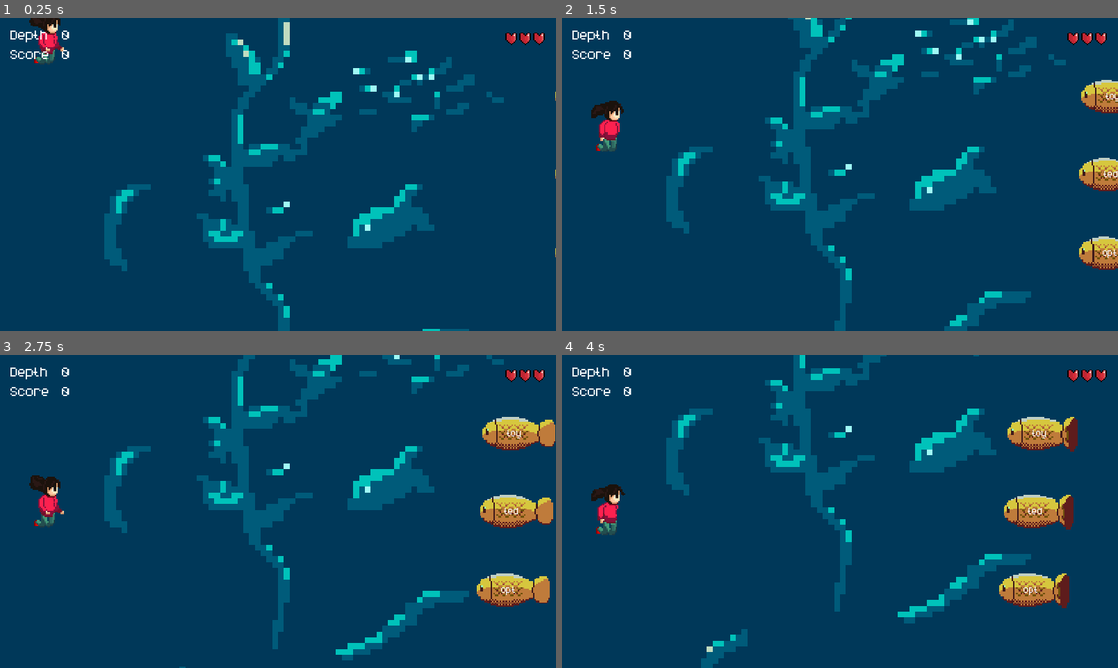
Above: before the commit, frames 1-4 (two rows, left to right).
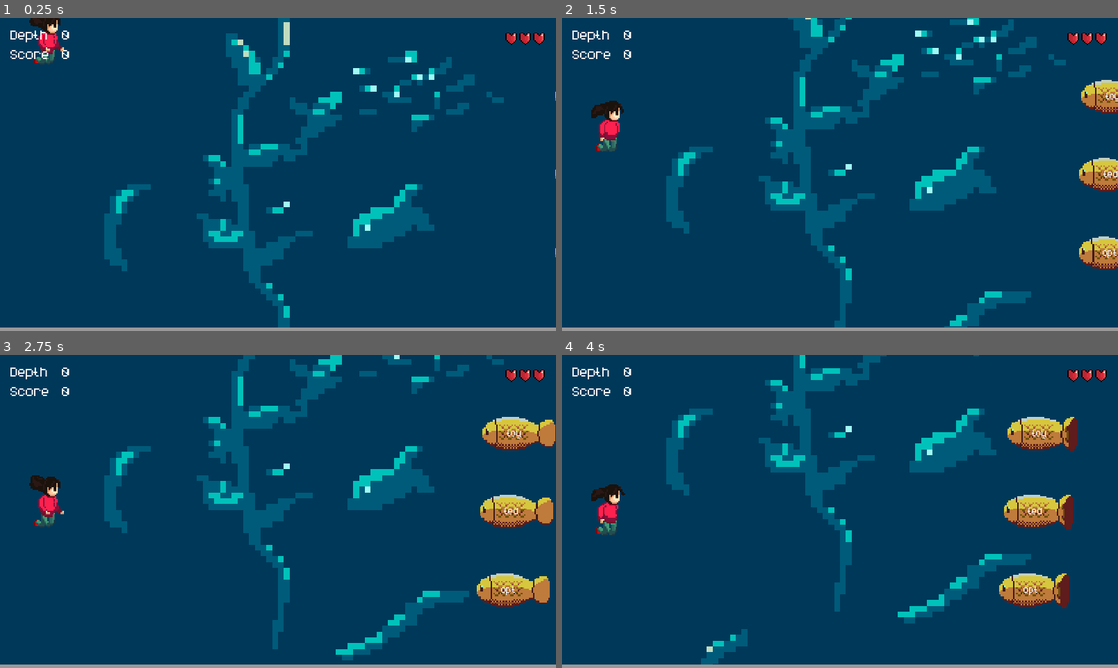
Above: after the commit, the same moments.

Repository: rjcculaway/imported-tuyo-godot
Game: Godot game, scene res://scenes/play.tscn
Two runs of this game, one before a commit and one after it. Both use one fixed random seed, a clock stepped at 60 frames per second and the inputs below. The project has no main scene, so this scene is started directly.
Inputs:
- Up to frame 1 (0.25 s): no input
- Up to frame 2 (1.5 s): tap Enter at 0.5 s; hold A (type_letter) 0.53-1.28 s; tap A (type_letter) at 1.35 s
- Up to frame 3 (2.75 s): hold A (type_letter) from 2.03 s (still down)
- Up to frame 4 (4 s): release A (type_letter) at 2.78 s; tap A (type_letter) at 2.85 s; hold A (type_letter) from 3.53 s (still down)

The runs differ from the first frame. In frame 1, 1.1% of the frame differs, in the area x 0-100%, y 98-100%; in frame 2, 1.1%; in frame 3, 1.1%; in frame 4, 1.1%.

Commit message:
Improved state handling

Diff:
--- a/scenes/Play.gd
+++ b/scenes/Play.gd
@@ -5,9 +5,21 @@
 signal lives_changed(lives: int)
 signal depth_changed(depth: int)
 signal score_changed(score: int)
+signal fish_net_power_changed(fish_net_power: int)
 signal game_over()
 
 @export var max_lives = 3
+@export var max_fish_net_power = 100
+
+enum GameStates {
+	GAME_START,
+	GAME_PAUSED,
+	GAME_RUNNING,
+	GAME_MERMAID,
+	GAME_OVER
+}
+
+var current_state: GameStates = GameStates.GAME_RUNNING
 
 var lives: int = 0 :
 	set(new_lives):
@@ -22,11 +34,31 @@
 	set(new_depth):
 		depth_changed.emit(new_depth)
 		depth = new_depth
+var fish_net_power: int = 0 :
+	set(new_fish_net_power):
+		fish_net_power_changed.emit(new_fish_net_power)
+		fish_net_power = min(new_fish_net_power, max_fish_net_power)
 
 var current_typed_word: String = "" :
 	set(updated_word):
 		current_typed_word = updated_word.to_lower()
 		current_typed_word_changed.emit(current_typed_word)
+
+var number_of_times_mermaid_appeared: int = 0;
+
+func enter_state(next_state: GameStates) -> void:
+	exit_state(current_state)
+	match next_state:
+		_:
+			pass
+	current_state = next_state
+	return
+
+func exit_state(exiting_state: GameStates) -> void:
+	match exiting_state:
+		_:
+			pass
+	return
 
 # Called when the node enters the scene tree for the first time.
 func _ready():
@@ -38,35 +70,61 @@
 	pass
 
 func _input(event):
-	if event is InputEventKey:
-		event = event as InputEventKey
+	match current_state:
+		GameStates.GAME_OVER:
+			return
+		_:
+			if event is InputEventKey:
+				event = event as InputEventKey
 
-		if event.is_action_pressed("type_letter"): # Not sure if this is a good way to capture the input... and we're concatenating strings here by the way!
-			current_typed_word += event.as_text_keycode()
+				if event.is_action_pressed("type_letter"): # Not sure if this is a good way to capture the input... and we're concatenating strings here by the way!
+					current_typed_word += event.as_text_keycode()
 
-		if event.is_action_pressed("reset_word"):
+				if event.is_action_pressed("reset_word"):
+					current_typed_word = ""
+
+				get_viewport().set_input_as_handled()
+
+
+func _on_fish_caught(fish_size: Fish.FishSize, base_point_value: int) -> void:
+	match current_state:
+		GameStates.GAME_OVER:
+			pass
+		_:
 			current_typed_word = ""
+			score += base_point_value
+			#warning-ignore:integer_division
+			fish_net_power += 1 + base_point_value / 2
+			print_debug("Fish (%s) was caught for %d point(s)." % [str(fish_size), base_point_value])
+			return
 
-		get_viewport().set_input_as_handled()
+func _on_depth_increase_timer_timeout() -> void:
+	match current_state:
+		GameStates.GAME_OVER:
+			return
+		_:
+			depth += 1
+			$DepthIncreaseTimer.wait_time = max($DepthIncreaseTimer.wait_time - 0.5, 0.5)
 
-func _on_fish_caught(fish_size: Fish.FishSize, base_point_value: int):
-	current_typed_word = ""
-	score += base_point_value
-	print_debug("Fish (%s) was caught for %d point(s)." % [str(fish_size), base_point_value])
-	return
+func _on_fish_escaped() -> void:
+	match current_state:
+		_:
+			print_debug("Fish escaped!")
+			lives -= 1
 
-func _on_depth_increase_timer_timeout():
-	depth += 1
-	$DepthIncreaseTimer.wait_time = max($DepthIncreaseTimer.wait_time - 0.5, 0.5)
+func _on_lives_changed(new_lives: int) -> void:
+	match current_state:
+		_:
+			var all_lives_lost = new_lives <= 0
+			if all_lives_lost:
+				game_over.emit()
 
-func _on_fish_escaped():
-	print_debug("Fish escaped!")
-	lives -= 1
-
-func _on_lives_changed(new_lives: int):
-	var all_lives_lost = new_lives <= 0
-	if all_lives_lost:
-		game_over.emit()
+func _on_depth_changed(new_depth) -> void:
+	match current_state:
+		_:
+			var should_mermaid_spawn: bool = new_depth % (500 * (number_of_times_mermaid_appeared + 1)) == 0
+			if should_mermaid_spawn:
+				enter_state(GameStates.GAME_MERMAID)
 
 func load_high_scores() -> Array[Dictionary]:
 	var save_game = FileAccess.open("user://high_scores.dat", FileAccess.READ)
@@ -122,7 +180,17 @@
 		save_file.store_pascal_string(high_scores[i]["player_name"])
 		save_file.store_64((high_scores[i]["player_score"]))
 
-func _on_game_over():
-	save_high_scores()
-	get_tree().paused = true
-	pass
+func on_mermaid_over() -> void:
+	match current_state:
+		GameStates.GAME_MERMAID:
+			enter_state(GameStates.GAME_RUNNING)
+		_:
+			pass
+	return
+
+func _on_game_over() -> void:
+	match current_state:
+		GameStates.GAME_RUNNING:
+			save_high_scores()
+			enter_state(GameStates.GAME_OVER)
+			get_tree().paused = true
--- a/scenes/Spawner.gd
+++ b/scenes/Spawner.gd
@@ -1,23 +1,26 @@
 extends Node2D
 
 @export var spawning_patterns: Array[Resource]
+@export var mermaid_scene: PackedScene
 @export var spawning_line: Line2D
 @export var word_bank: Resource
+
+enum SpawnerState {
+	SPAWNER_NORMAL,
+	SPAWNER_MERMAID
+}
+
+var current_state: SpawnerState = SpawnerState.SPAWNER_NORMAL
 
 # # Called when the node enters the scene tree for the first time.
 func _ready():
 	spawn_fishes()
 
-
-# # Called every frame. 'delta' is the elapsed time since the previous frame.
-# func _process(delta):
-# 	pass
-
 func spawn_fishes() -> void:
 	var parent: Play = get_parent()
 	var depth: int = parent.depth
 
-	var range_of_spawning_patterns: int = clamp(log(depth), 1, spawning_patterns.size() - 1)
+	var range_of_spawning_patterns: int = clamp(sqrt(depth) / 4, 1, spawning_patterns.size() - 1)
 
 	var spawning_pattern: Resource = spawning_patterns[randi() % (range_of_spawning_patterns)]
 	var num_of_fishes: int = spawning_pattern.fish_types.size()
@@ -32,6 +35,14 @@
 		$ActiveFishes.add_child(new_fish)
 	return
 
+func spawn_mermaid() -> void:
+	# var parent: Play = get_parent()
+	var mermaid: Mermaid = mermaid_scene.instantiate()
+	mermaid.position = (get_node('%MermaidSpawnPoint') as Marker2D).position
+	$ActiveFishes.add_child(mermaid)
+
 func _on_spawn_timer_timeout():
-	spawn_fishes()
+	match current_state:
+		SpawnerState.SPAWNER_NORMAL:
+			spawn_fishes()
 	return
--- a/scenes/play.tscn
+++ b/scenes/play.tscn
@@ -23,6 +23,9 @@
 [ext_resource type="Resource" uid="uid://lxswfqokbw82" path="res://assets/game_parameters/spawning_patterns/spawning_pattern_009.tres" id="14_14l6s"]
 [ext_resource type="PackedScene" uid="uid://b83cjkh7fkgir" path="res://assets/ui/LifeIcon.tscn" id="14_lpprb"]
 [ext_resource type="Resource" uid="uid://bib5bx6lhpwp0" path="res://assets/game_parameters/spawning_patterns/spawning_pattern_010.tres" id="15_4x446"]
+[ext_resource type="PackedScene" uid="uid://deifdrtbep5qh" path="res://scenes/Fishes/Mermaid.tscn" id="16_26dup"]
+[ext_resource type="Script" path="res://scenes/MermaidSpawnPoint.gd" id="19_alfbp"]
+[ext_resource type="Script" path="res://scenes/FishNetBar.gd" id="24_msiel"]
 
 [sub_resource type="Gradient" id="Gradient_ax66c"]
 interpolation_mode = 1
@@ -55,13 +58,14 @@
 script = ExtResource("2_yfhgu")
 
 [node name="Character" parent="." instance=ExtResource("3_ts3qv")]
-position = Vector2(64, 395.273)
-frame = 5
+position = Vector2(64, 297.116)
+frame = 6
 
 [node name="Spawner" type="Node2D" parent="." node_paths=PackedStringArray("spawning_line")]
 position = Vector2(1380, 0)
 script = ExtResource("4_bf7dc")
 spawning_patterns = Array[Resource]([ExtResource("6_3u7q4"), ExtResource("7_nx0p3"), ExtResource("8_0m0bg"), ExtResource("9_i2f4r"), ExtResource("10_itmq8"), ExtResource("11_rkp8w"), ExtResource("12_tbx04"), ExtResource("13_6of11"), ExtResource("14_14l6s"), ExtResource("15_4x446")])
+mermaid_scene = ExtResource("16_26dup")
 spawning_line = NodePath("SpawningLine")
 word_bank = ExtResource("10_lst0b")
 
@@ -78,6 +82,12 @@
 [node name="ActiveFishes" type="Node2D" parent="Spawner"]
 unique_name_in_owner = true
 
+[node name="MermaidSpawnPoint" type="Marker2D" parent="Spawner"]
+unique_name_in_owner = true
+position = Vector2(-400, 360)
+gizmo_extents = 197.5
+script = ExtResource("19_alfbp")
+
 [node name="FishDespawnArea" type="Area2D" parent="."]
 script = ExtResource("12_14qre")
 
@@ -90,6 +100,7 @@
 anchors_preset = 0
 offset_right = 1280.0
 offset_bottom = 720.0
+metadata/_edit_lock_ = true
 
 [node name="GameInformationContainer" type="VBoxContainer" parent="HUD"]
 layout_mode = 0
@@ -153,12 +164,30 @@
 [node name="LifeIcon3" parent="HUD/Lives" instance=ExtResource("14_lpprb")]
 layout_mode = 2
 
+[node name="FishNetBar" type="ProgressBar" parent="HUD"]
+unique_name_in_owner = true
+layout_mode = 1
+anchors_preset = 12
+anchor_top = 1.0
+anchor_right = 1.0
+anchor_bottom = 1.0
+offset_top = -8.0
+grow_horizontal = 2
+grow_vertical = 0
+theme = ExtResource("10_6mt2a")
+theme_type_variation = &"FishNetBar"
+step = 0.1
+show_percentage = false
+script = ExtResource("24_msiel")
+
 [node name="DepthIncreaseTimer" type="Timer" parent="."]
 unique_name_in_owner = true
 wait_time = 15.0
 autostart = true
 
+[connection signal="depth_changed" from="." to="." method="_on_depth_changed"]
 [connection signal="depth_changed" from="." to="HUD/GameInformationContainer/PlayerDepthContainer/DepthValueLabel" method="_on_depth_changed"]
+[connection signal="fish_net_power_changed" from="." to="HUD/FishNetBar" method="_on_fish_net_power_changed"]
 [connection signal="game_over" from="." to="." method="_on_game_over"]
 [connection signal="lives_changed" from="." to="." method="_on_lives_changed"]
 [connection signal="lives_changed" from="." to="HUD/Lives" method="_on_play_lives_changed"]
Not shown: 1 places in scenes/play.tscn that only renumber resources
